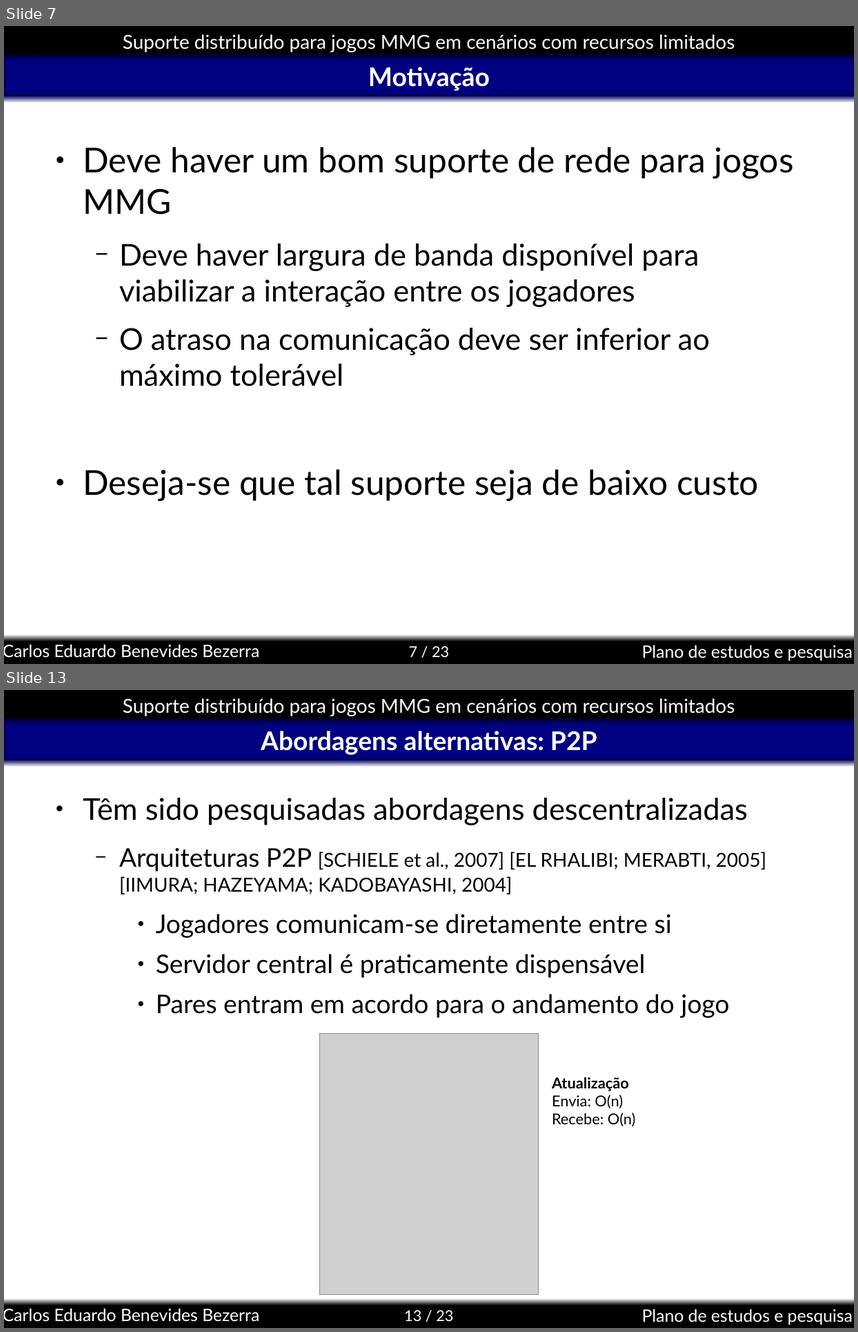
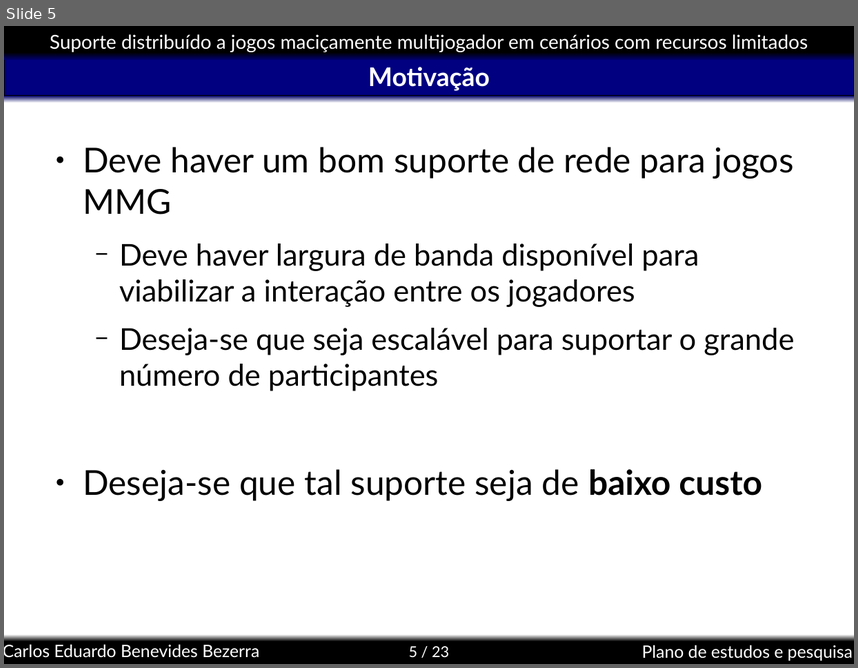
Before and after one commit to kdubezerra/kdubezerra, a slide deck: textos/semac/Semac_Defesa.ppt. Shown one above the other, each under a label of ours: slides 7 and 13 before the commit, slide 5 after it; the slides between them are not shown. The pictures are 858x1332 and 858x668 pixels, drawn with LibreOffice and Linux fonts; fonts in the diff are those of the drawing; grey boxes stand for pictures; background and template pictures are left out. Boxes give left, top, right and bottom in pixels: in the first picture for what was removed or moved away, otherwise in the second. Text is boxed around its words. In the diff, an @@ line names an element or a change of style, - is before the commit and + after.

```diff
--- a/textos/semac/Semac_Defesa.ppt
+++ b/textos/semac/Semac_Defesa.ppt
@@ slide 13 removed at (x1=4, y1=690, x2=854, y2=1328), background #FFFFFF; not listed: 8 template elements that a slide beside it also shows @@
@@ title removed at (x1=261, y1=731, x2=597, y2=755) @@
-Abordagens alternativas: P2P
@@ text removed at (x1=83, y1=798, x2=766, y2=1018) @@
-● Têm sido pesquisadas abordagens descentralizadas
-  − Arquiteturas P2P [SCHIELE et al., 2007] [EL RHALIBI; MERABTI, 2005] [IIMURA; HAZEYAMA; KADOBAYASHI, 2004]
-    ● Jogadores comunicam-se diretamente entre si
-    ● Servidor central é praticamente dispensável
-    ● Pares entram em acordo para o andamento do jogo
@@ picture removed at (x1=320, y1=1033, x2=539, y2=1294) @@
@@ text removed at (x1=552, y1=1077, x2=636, y2=1126) @@
-Atualização
-Envia: O(n)
-Recebe: O(n)
@@ what was slide 7 is now slide 5 @@
@@ slide 5 changed as well @@
@@ text in rectangle at (x1=50, y1=34, x2=808, y2=52): text changed @@
-Suporte distribuído para jogos MMG em cenários com recursos limitados
+Suporte distribuído a jogos maciçamente multijogador em cenários com recursos limitados
@@ text at (x1=119, y1=328, x2=794, y2=391): text changed @@
-  − O atraso na comunicação deve ser inferior ao máximo tolerável
+  − Deseja-se que seja escalável para suportar o grande número de participantes
@@ text at (x1=83, y1=469, x2=762, y2=501): bold on in "baixo custo" @@
@@ page number at (x1=409, y1=646, x2=449, y2=657): text changed @@
-7 / 23
+5 / 23
```
Also in this commit, not shown: 11 other slides changed, 10 other slides removed.
